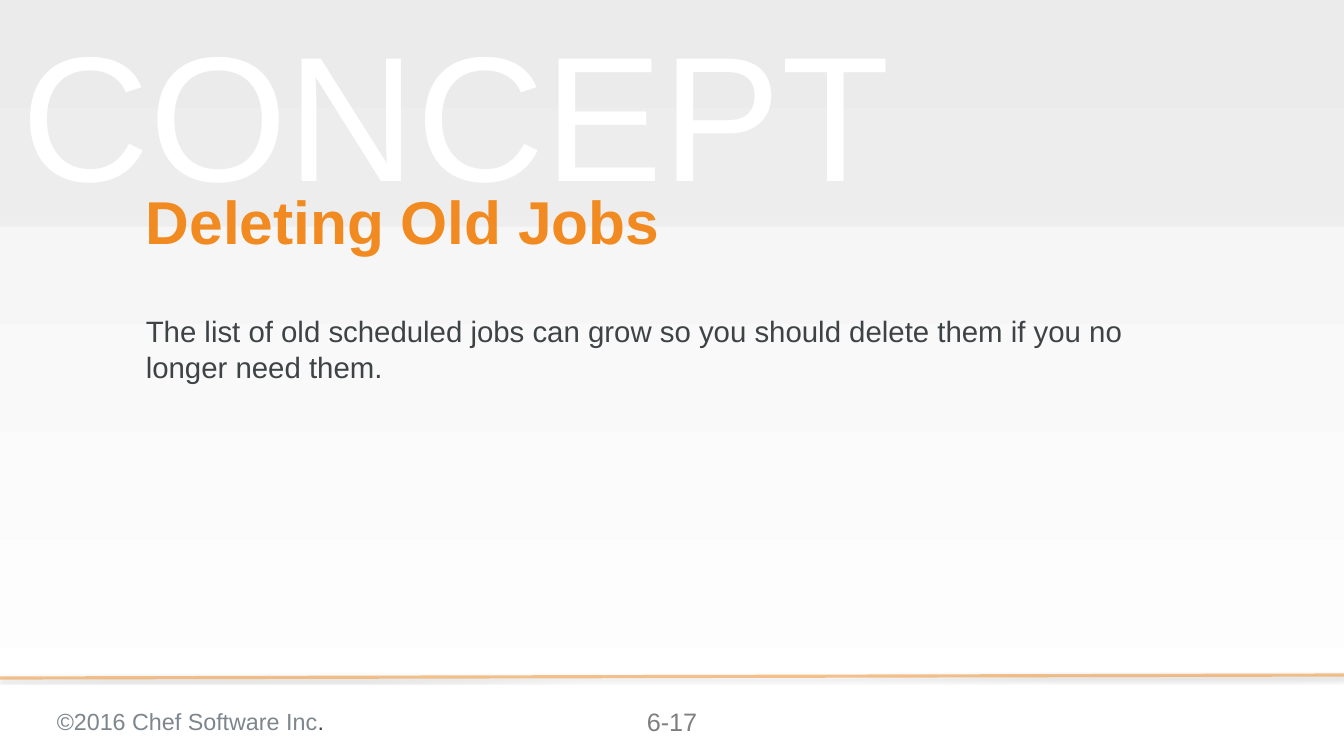
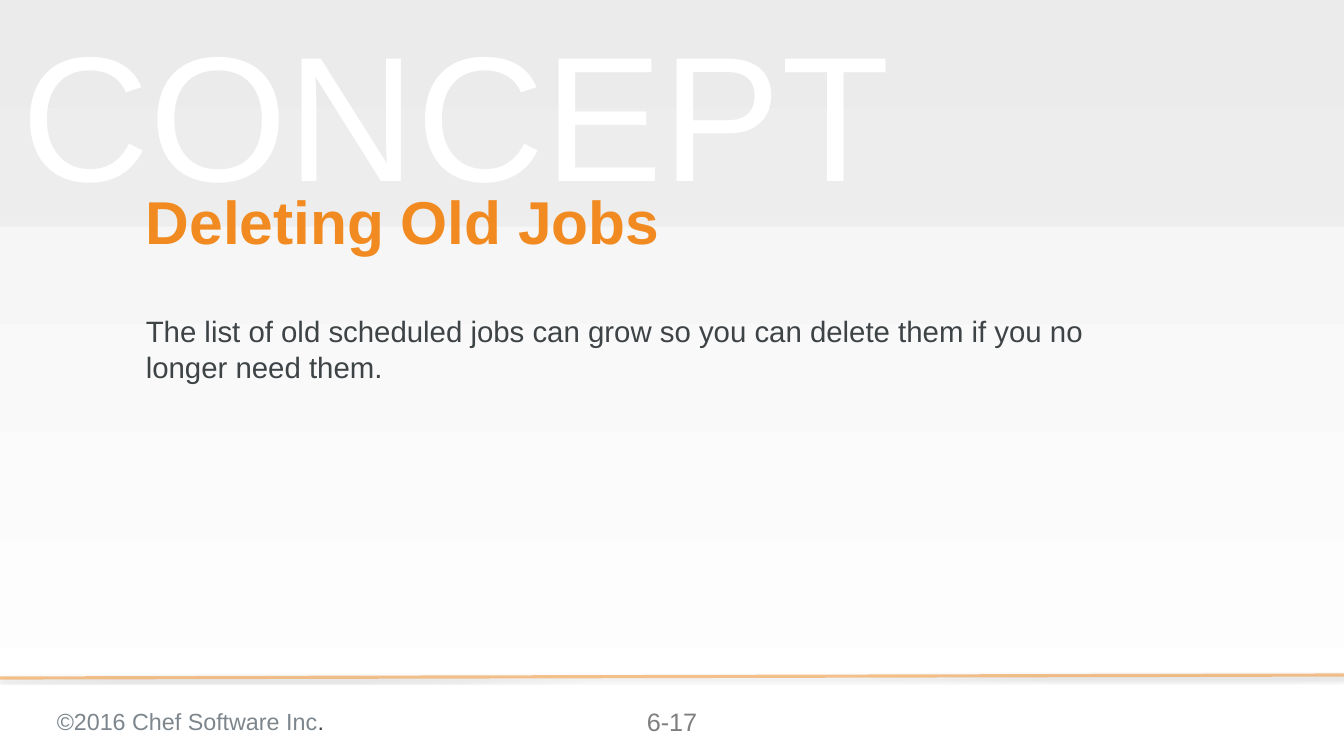
Before and after one commit to bchamby/chef-compliance-installation-configuration-operation, a slide deck: slide 17 of 06-scheduling-scans-reports.pptx. Drawn at 1344x756 pixels with LibreOffice and Linux fonts; fonts in the diff are those of the drawing; background and template pictures are left out. Boxes give left, top, right and bottom in pixels: in the first picture for what was removed or moved away, otherwise in the second. Text is boxed around its words. In the diff, an @@ line names an element or a change of style, - is before the commit and + after.

```diff
--- a/06-scheduling-scans-reports.pptx
+++ b/06-scheduling-scans-reports.pptx
@@ subtitle at <box>146,320,1083,383</box>: text changed @@
-The list of old scheduled jobs can grow so you should delete them if you no longer need them.
+The list of old scheduled jobs can grow so you can delete them if you no longer need them.
```
Also in this commit, not shown: 6 other slides changed, 3 slides added, 1 slide removed.
